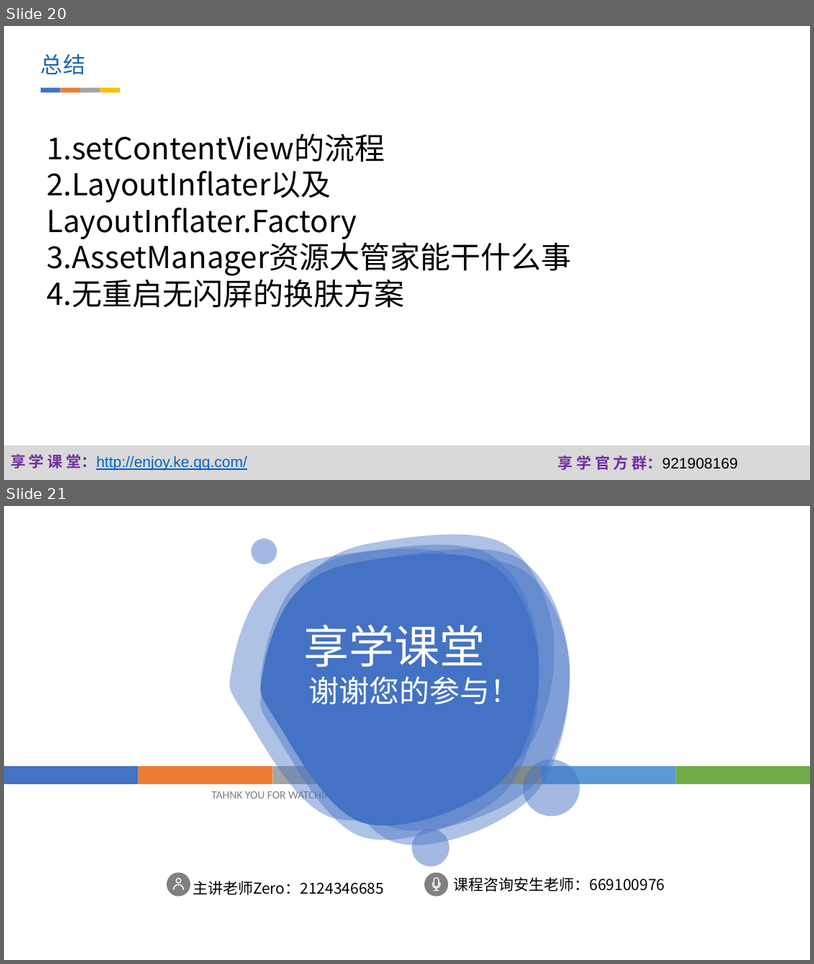
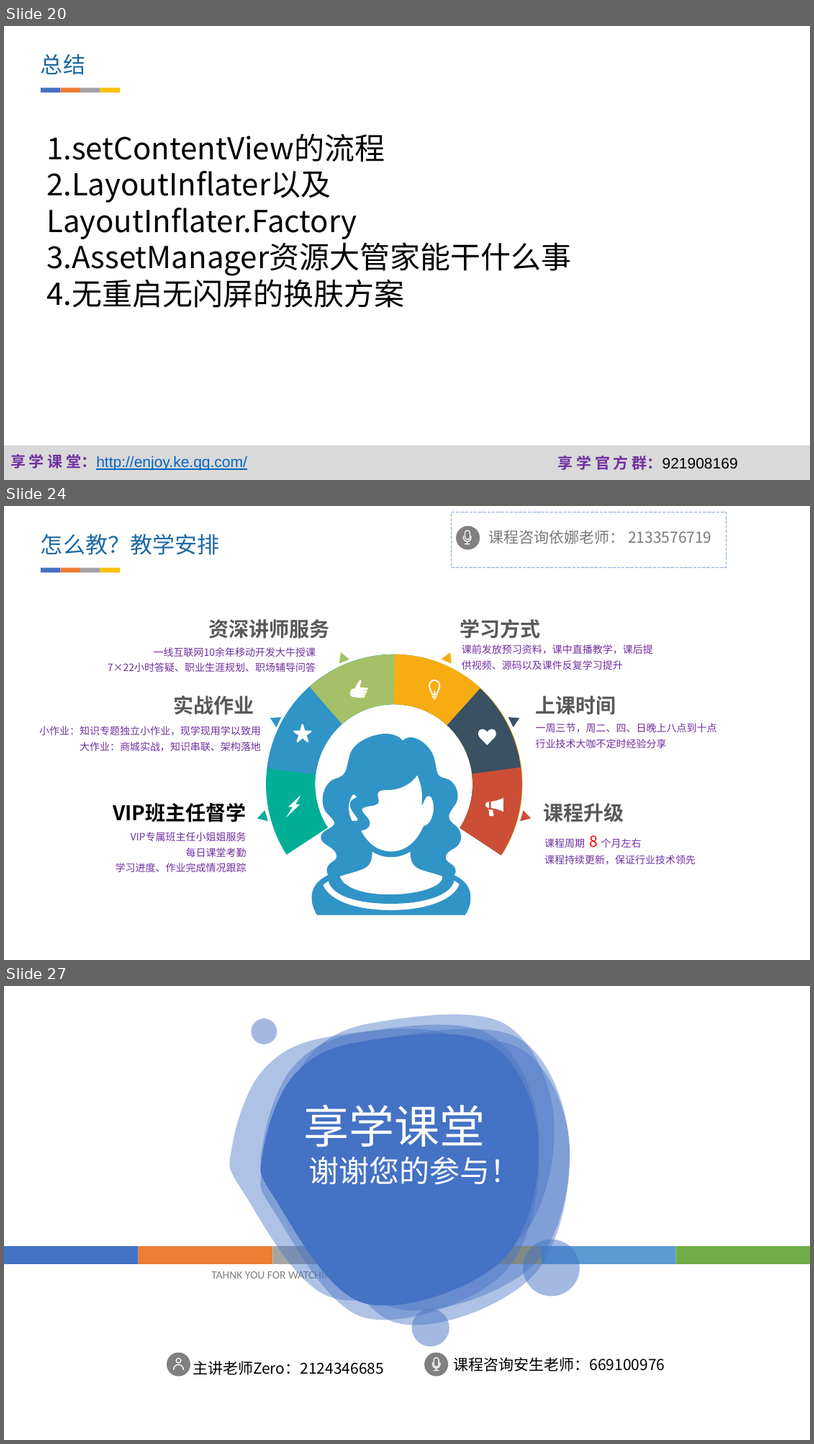
Before and after one commit to fanzhangvip/xiangxue, a slide deck: pre/跟着源码学换肤.pptx. Shown one above the other, each under a label of ours: slides 20 and 21 before the commit, slides 20, 24 and 27 after it; the slides between them are not shown. The pictures are 814x964 and 814x1444 pixels, drawn with LibreOffice and Linux fonts; fonts in the diff are those of the drawing; background and template pictures are left out. Boxes give left, top, right and bottom in pixels: in the first picture for what was removed or moved away, otherwise in the second. Text is boxed around its words. In the diff, an @@ line names an element or a change of style, - is before the commit and + after.

```diff
--- a/pre/跟着源码学换肤.pptx
+++ b/pre/跟着源码学换肤.pptx
@@ slide 24 added at <box>4,506,810,960</box>, background #FFFFFF @@
@@ rectangle added at <box>452,512,726,568</box>, outline #4472C4 0.75 pt dashed @@
@@ text added at <box>41,534,220,555</box>, 26.6 pt, text #1D69A3 @@
+怎么教？教学安排
@@ freeform shape added at <box>467,536,476,546</box>, fill #FFFFFF @@
@@ freeform shape added at <box>468,531,474,542</box>, fill #FFFFFF @@
@@ group added at <box>456,526,712,549</box>: 2 freeform shapes, 1 ellipse, 1 text @@
+课程咨询依娜老师： 2133576719
@@ group added at <box>41,568,120,572</box>: 4 rectangles @@
@@ text added at <box>209,619,330,638</box>, 24 pt, text #595959, bold @@
+资深讲师服务
@@ text added at <box>460,619,540,638</box>, 24 pt, text #595959, bold @@
+学习方式
@@ text added at <box>108,647,316,672</box>, 12 pt, text #7030A0 @@
+一线互联网10余年移动开发大牛授课
+7×22小时答疑、职业生涯规划、职场辅导问答
@@ text added at <box>462,644,653,669</box>, 12 pt, text #7030A0 @@
+课前发放预习资料，课中直播教学，课后提供视频、源码以及课件反复学习提升
@@ text added at <box>173,695,254,715</box>, 24 pt, text #595959, bold @@
+实战作业
@@ text added at <box>536,695,617,715</box>, 24 pt, text #595959, bold @@
+上课时间
@@ text added at <box>39,726,261,751</box>, 12 pt, text #7030A0 @@
+小作业：知识专题独立小作业，现学现用学以致用大作业：商城实战，知识串联、架构落地
@@ freeform shape added at <box>312,734,471,914</box>, fill #3194C6 @@
@@ text added at <box>536,723,718,748</box>, 12 pt, text #7030A0 @@
+一周三节，周二、四、日晚上八点到十点
+行业技术大咖不定时经验分享
@@ text added at <box>113,803,246,822</box>, 24 pt, text #000000, bold @@
+VIP班主任督学
@@ group added at <box>256,650,533,855</box>: 15 freeform shapes, 6 triangles, 2 rectangles @@
@@ text added at <box>544,803,625,822</box>, 24 pt, text #595959, bold @@
+课程升级
@@ text added at <box>116,831,247,872</box>, 12 pt, text #7030A0 @@
+VIP专属班主任小姐姐服务
+每日课堂考勤
+学习进度、作业完成情况跟踪
@@ text added at <box>545,835,696,865</box>, 12 pt, text #7030A0 @@
+课程周期 8 个月左右
+课程持续更新，保证行业技术领先
@@ what was slide 21 is now slide 27 @@
```
Also in this commit, not shown: 6 slides changed, 5 other slides added, 17 other files.
